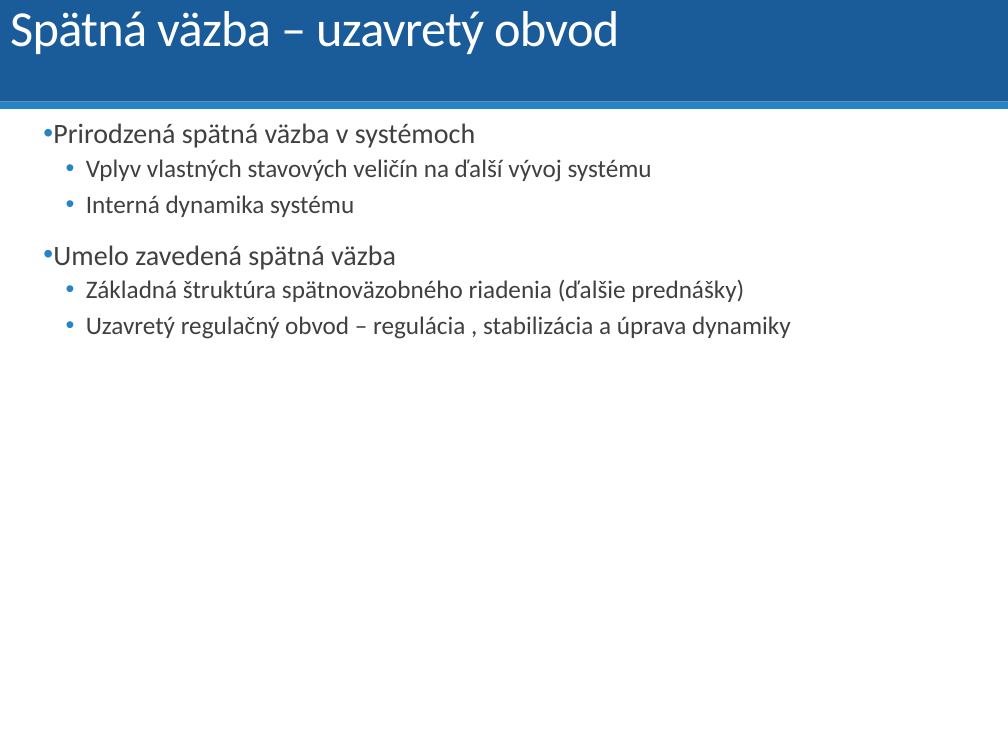
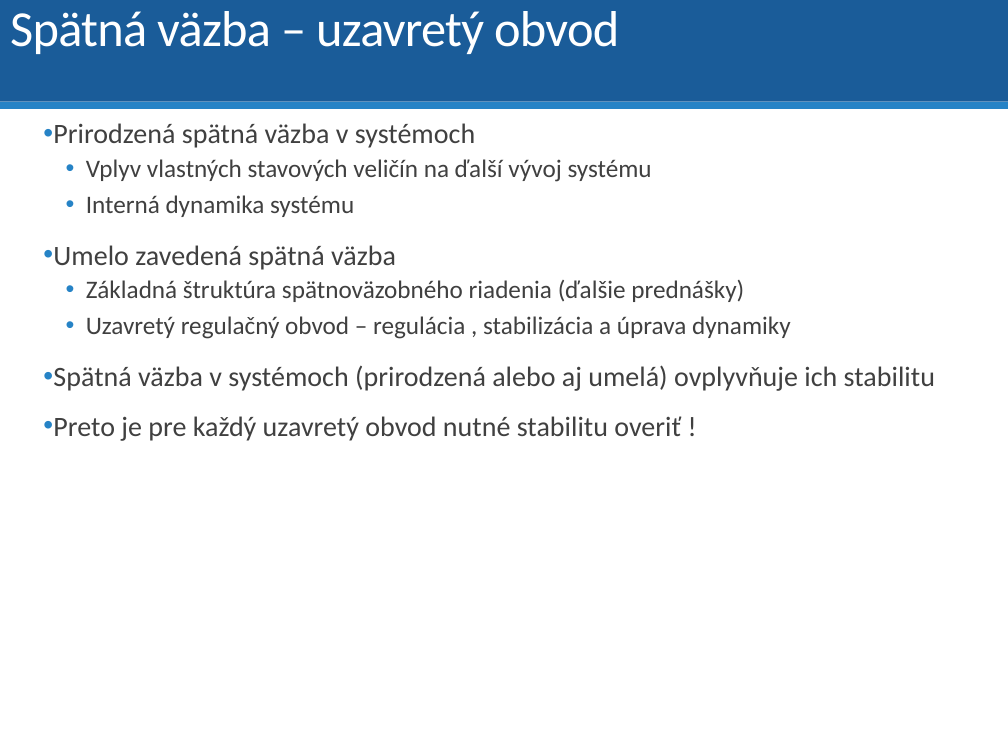
Before and after one commit to dodekm/TeamProjektKybernetika, a slide deck: slide 41 of Nove prednasky/P01_dynamika_dif_rovnice_LPT_prenosova_funkcia_modelovanie.pptx. Drawn at 1008x756 pixels with LibreOffice and Linux fonts; fonts in the diff are those of the drawing. Boxes give left, top, right and bottom in pixels: in the first picture for what was removed or moved away, otherwise in the second. Text is boxed around its words. In the diff, an @@ line names an element or a change of style, - is before the commit and + after.

Commit message:
P01

```diff
--- a/Nove prednasky/P01_dynamika_dif_rovnice_LPT_prenosova_funkcia_modelovanie.pptx
+++ b/Nove prednasky/P01_dynamika_dif_rovnice_LPT_prenosova_funkcia_modelovanie.pptx
@@ text at [53,365,935,441]: paragraphs added @@
+• Spätná väzba v systémoch (prirodzená alebo aj umelá) ovplyvňuje ich stabilitu
+• Preto je pre každý uzavretý obvod nutné stabilitu overiť !
```
Also in this commit, not shown: 4 other slides changed, 2 slides added.
